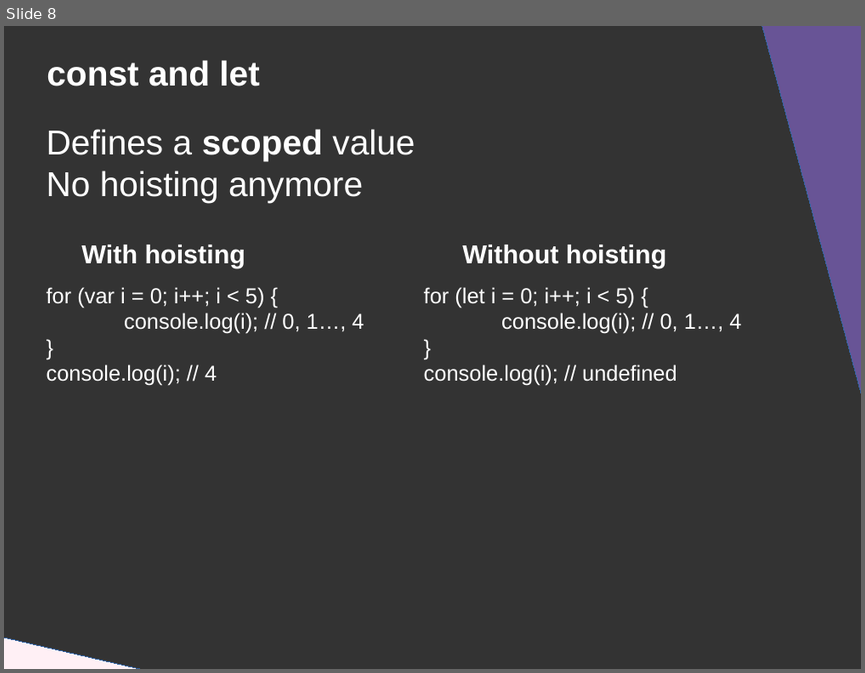
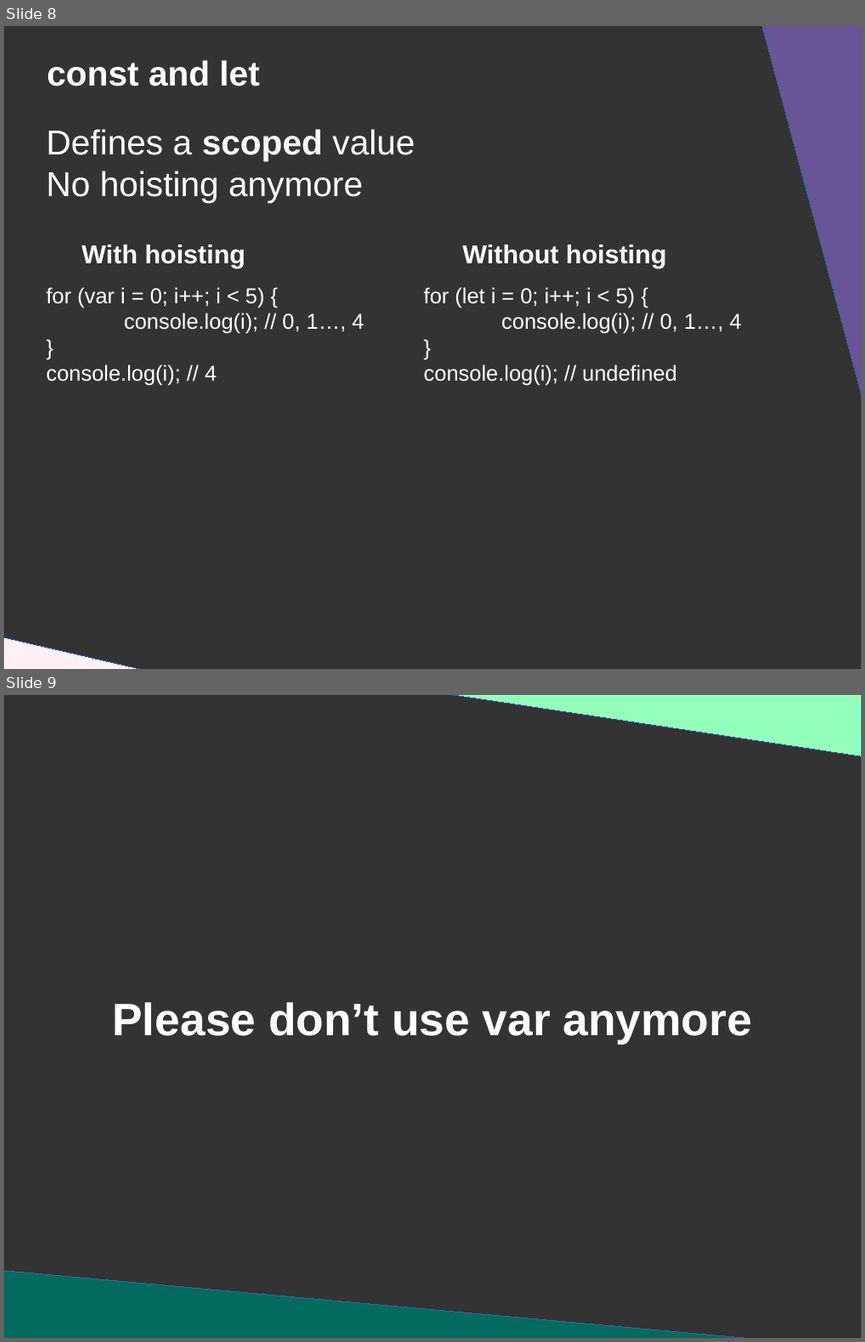
Before and after one commit to DanYellow/presentations, a slide deck: esnext/presentation.odp. Shown one above the other, each under a label of ours: slide 8 before the commit, slides 8 and 9 after it. The pictures are 865x673 and 865x1342 pixels, drawn with LibreOffice and Linux fonts; fonts in the diff are those of the drawing. Boxes give left, top, right and bottom in pixels: in the first picture for what was removed or moved away, otherwise in the second. Text is boxed around its words. In the diff, an @@ line names an element or a change of style, - is before the commit and + after.

```diff
--- a/esnext/presentation.odp
+++ b/esnext/presentation.odp
@@ slide 9 added at (4, 695, 861, 1338), background #333333 @@
@@ right triangle added at (422, 695, 861, 757), fill #94FFBA, outline #3465A4 0 pt @@
@@ title added at (112, 1002, 752, 1043), 42 pt, text #FFFFFF, bold @@
+Please don’t use var anymore
@@ right triangle added at (4, 1270, 805, 1338), fill #026B5D, outline #3465A4 0 pt @@
```
Also in this commit, not shown: 4 other files.
